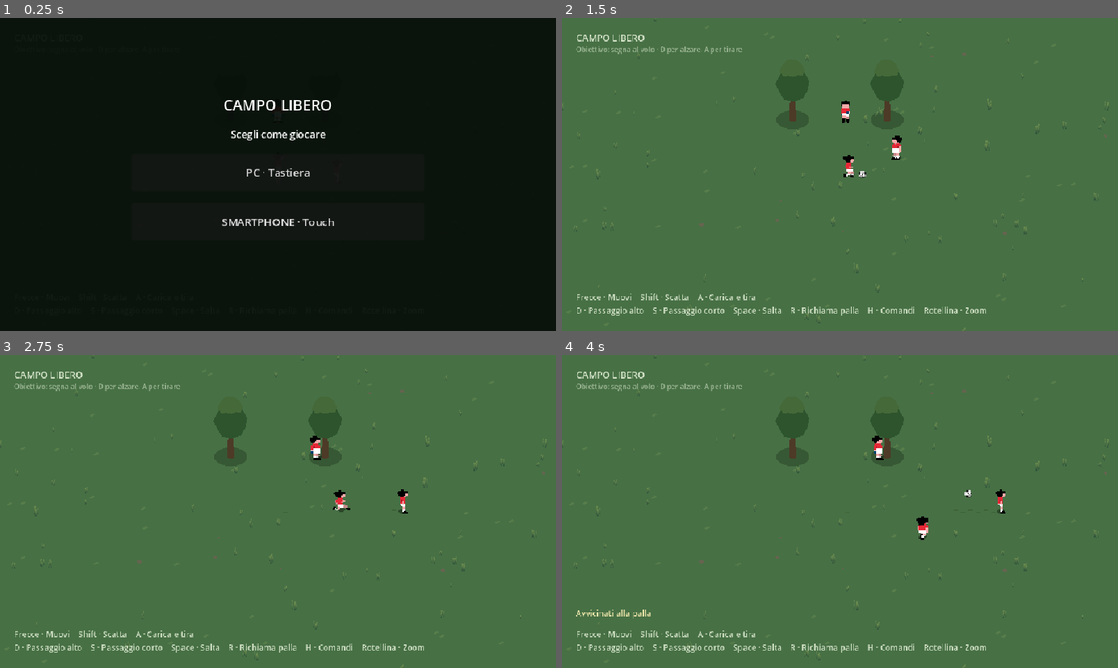
Above: before the commit, frames 1-4 (two rows, left to right).
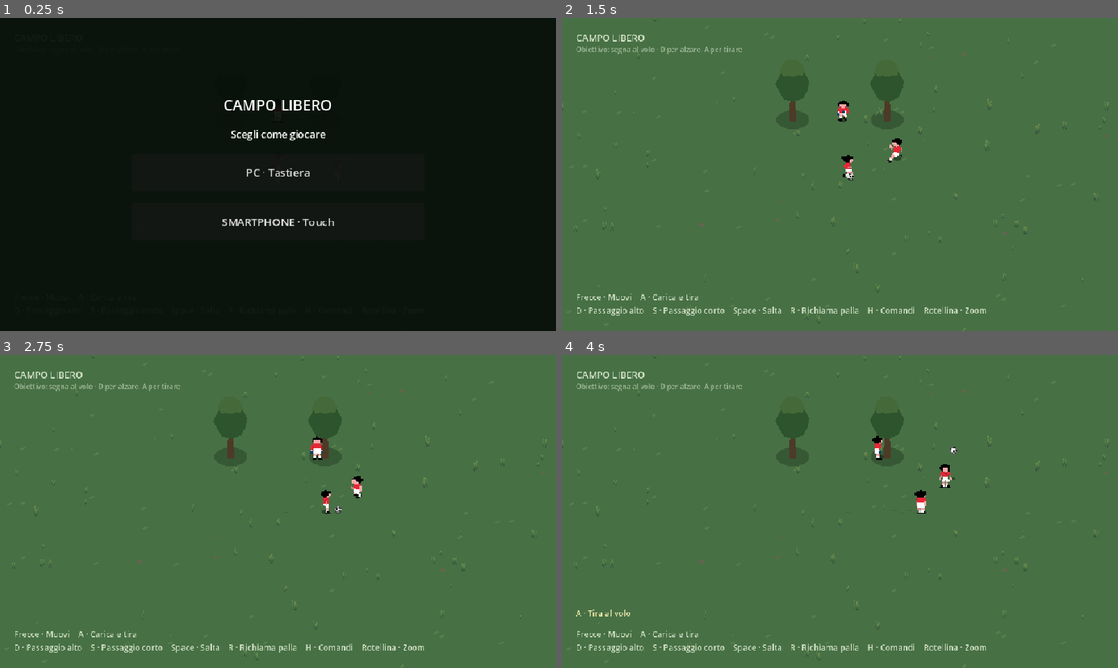
Above: after the commit, the same moments.

Repository: der1988/darkcave
Game: Godot game, scene res://scenes/football/main.tscn
The game is run twice, just before and just after one commit, with the same random seed, the same clock (stepped at 60 frames per second) and the same inputs.
Inputs (mouse positions are in pixels of both pictures, inside the frame that each line leads up to):
- Up to frame 1 (0.25 s): no input
- Up to frame 2 (1.5 s): click "PC · Tastiera" at 0.5 s; move the mouse to (962, 158) at 1.27 s; hold Right (football_right) from 1.28 s (still down); hold Shift (football_sprint, bound only before the commit) from 1.28 s (still down); click (962, 158) at 1.42 s
- Up to frame 3 (2.75 s): tap Space (football_jump) at 1.52 s; tap Ctrl at 1.55 s; release Right (football_right) at 2 s; release Shift (football_sprint, bound only before the commit) at 2 s; drag from (166, 527) to (250, 574) at 2.02 s
- Up to frame 4 (4 s): move the mouse to (895, 442) at 2.77 s; hold Right (football_right) 2.78-3.5 s; hold D (football_lob) 2.78-3.5 s; tap Ctrl at 3.05 s; drag from (812, 574) to (673, 464) at 3.52 s

The runs differ from the first frame. In frame 2, 0.5% of the frame differs, in the area x 14-62%, y 26-91%; in frame 3, 0.6%; in frame 4, 0.8%, in the area x 3-80%, y 25-91%.

Commit message:
Remove sprint and unify desktop and mobile movement pace

Diff:
--- a/scripts/football/ball.gd
+++ b/scripts/football/ball.gd
@@ -70,7 +70,7 @@
 
 func control_near(player: FootballPlayer, delta: float) -> void:
 	controlled = false
-	if not reachable(player) or position.y>0.34 or linear_velocity.length()>player.sprint_speed+3.0:
+	if not reachable(player) or position.y>0.34 or linear_velocity.length()>player.walk_speed+3.0:
 		return
 	var radial = Vector3(position.x-player.position.x,0,position.z-player.position.z)
 	var contact_direction = player.facing
@@ -81,7 +81,7 @@
 	var goal = player.position+contact_direction*0.72
 	# Feed forward the intended step: a brief body/ball contact must not stall both.
 	var target = (goal-position)*11.0+player.motion_goal
-	target = target.limit_length(player.sprint_speed+2.0)
+	target = target.limit_length(player.walk_speed+2.0)
 	var response = 1.0-exp(-18.0*delta)
 	linear_velocity.x = lerpf(linear_velocity.x,target.x,response)
 	linear_velocity.z = lerpf(linear_velocity.z,target.z,response)
--- a/scripts/football/control_mode.gd
+++ b/scripts/football/control_mode.gd
@@ -1,6 +1,6 @@
 extends Control
 ## Device selection and multi-touch controls. Routes actions through the existing input map.
-@export var mobile_walk_scale: float = 0.85
+@export var mobile_walk_scale: float = 1.0
 @export var stick_response: float = 1.35
 var mode: String = ""
 var fingers: Dictionary = {}
@@ -180,8 +180,6 @@
 			Input.action_press("football_"+pair[0],pair[1])
 		else:
 			Input.action_release("football_"+pair[0])
-	# Touch movement stays in a gradual walking range; no automatic sprint jump.
-	Input.action_release("football_sprint")
 	queue_redraw()
 
 func end_touch(index: int) -> void:
@@ -210,7 +208,7 @@
 	fingers.clear()
 	joystick_finger = -1
 	stick = Vector2.ZERO
-	for action in ["left","right","up","down","sprint"]:
+	for action in ["left","right","up","down"]:
 		Input.action_release("football_"+action)
 	queue_redraw()
 
--- a/scripts/football/controls.gd
+++ b/scripts/football/controls.gd
@@ -4,11 +4,13 @@
 const KEYS = {
 	"left": [KEY_LEFT], "right": [KEY_RIGHT],
 	"up": [KEY_UP], "down": [KEY_DOWN],
-	"sprint": [KEY_SHIFT], "shoot": [KEY_A], "lob": [KEY_D],
+	"shoot": [KEY_A], "lob": [KEY_D],
 	"pass": [KEY_S], "jump": [KEY_SPACE], "recall": [KEY_R], "help": [KEY_H],
 }
 
 static func configure() -> void:
+	if InputMap.has_action("football_sprint"):
+		InputMap.erase_action("football_sprint")
 	for name in KEYS:
 		var action = "football_"+name
 		if not InputMap.has_action(action):
@@ -31,4 +33,4 @@
 	return posmod(roundi(projected.angle()/(PI/4.0)),8)
 
 static func help_text() -> String:
-	return "Frecce · Muovi    %s · Scatta    %s · Carica e tira\n%s · Passaggio alto    %s · Passaggio corto    %s · Salta    %s · Richiama palla    %s · Comandi    Rotellina · Zoom" % [OS.get_keycode_string(KEYS.sprint[0]),OS.get_keycode_string(KEYS.shoot[0]),OS. …(178 unchanged characters)…
+	return "Frecce · Muovi    %s · Carica e tira\n%s · Passaggio alto    %s · Passaggio corto    %s · Salta    %s · Richiama palla    %s · Comandi    Rotellina · Zoom" % [OS.get_keycode_string(KEYS.shoot[0]),OS. …(178 unchanged characters)…
--- a/scripts/football/player.gd
+++ b/scripts/football/player.gd
@@ -2,8 +2,7 @@
 extends CharacterBody3D
 
 @export var controlled: bool = true
-@export var walk_speed: float = 4.68
-@export var sprint_speed: float = 10.4
+@export var walk_speed: float = 4.0
 @export var jump_speed: float = 6.0
 @onready var shadow: MeshInstance3D = $Shadow
 @onready var sprite: Sprite3D = $Sprite3D
@@ -20,10 +19,10 @@
 	var input = Input.get_vector("football_left","football_right","football_up","football_down",0.0)
 	if Input.is_action_just_pressed("football_jump"):
 		jump()
-	drive(FootballControls.world_direction(input),Input.is_action_pressed("football_sprint"),delta)
+	drive(FootballControls.world_direction(input),delta)
 
-func drive(direction: Vector3, sprint: bool, delta: float) -> void:
-	var speed = sprint_speed if sprint else walk_speed
+func drive(direction: Vector3, delta: float) -> void:
+	var speed = walk_speed
 	if charging:
 		speed *= 0.65
 	motion_goal = direction*speed
--- a/scripts/football/sandbox.gd
+++ b/scripts/football/sandbox.gd
@@ -93,7 +93,7 @@
 	if pass_receiver==null:
 		direction = support.direction(player,teammate,ball,delta)
 	teammate.look_at_ball = ball.position
-	teammate.drive(direction,false,delta)
+	teammate.drive(direction,delta)
 	ball.control_near(player,delta)
 	if charging:
 		charge_time = minf(0.85,charge_time+delta)
--- a/tests/control_mode_test.gd
+++ b/tests/control_mode_test.gd
@@ -41,7 +41,7 @@
 	touch(0,ui.stick_center+Vector2(ui.stick_radius*0.6,0),true)
 	await ticks(15)
 	check(game.player.position.distance_to(initial_player)>0.1,"Virtual analog stick moves the player")
-	check(not Input.is_action_pressed("football_sprint"),"Inner analog travel walks")
+	check(not InputMap.has_action("football_sprint"),"Inner analog travel walks")
 	touch(1,ui.button_centers.shoot,true)
 	await ticks(20)
 	check(game.charging and game.charge_time>0.25 and ui.joystick_finger==0,"Movement and charged A work simultaneously with separate fingers")
@@ -53,9 +53,9 @@
 	touch(0,Vector2.ZERO,false)
 	check(Input.get_vector("football_left","football_right","football_up","football_down")==Vector2.ZERO,"Analog release anywhere clears movement")
 	touch(3,ui.stick_center+Vector2(ui.stick_radius,0),true)
-	check(not Input.is_action_pressed("football_sprint"),"Outer analog travel never triggers automatic sprint")
+	check(not InputMap.has_action("football_sprint"),"Outer analog travel never triggers automatic sprint")
 	await ticks(30)
-	check(Vector2(game.player.velocity.x,game.player.velocity.z).length()>3.5 and Vector2(game.player.velocity.x,game.player.velocity.z).length()<4.1,"Full mobile stick stays below normal desktop walk speed")
+	check(Vector2(game.player.velocity.x,game.player.velocity.z).length()>3.5 and Vector2(game.player.velocity.x,game.player.velocity.z).length()<4.1,"Full mobile stick matches the single desktop movement speed")
 	ui.move_stick(ui.stick_center+Vector2(ui.stick_radius*0.5,0))
 	await ticks(20)
 	check(Vector2(game.player.velocity.x,game.player.velocity.z).length()<1.8,"Half analog travel gives a slower precise movement")
@@ -63,7 +63,7 @@
 	await ticks(15)
 	check(game.charging_lob and game.charge_time>0.15,"Touch D supports held high-pass charging")
 	ui._notification(Node.NOTIFICATION_APPLICATION_FOCUS_OUT)
-	check(not game.charging and not game.charging_lob and ui.fingers.is_empty() and not Input.is_action_pressed("football_sprint"),"Focus loss clears all touches and cancels charges without firing")
+	check(not game.charging and not game.charging_lob and ui.fingers.is_empty() and not InputMap.has_action("football_sprint"),"Focus loss clears all touches and cancels charges without firing")
 	ui.size = Vector2(400,800)
 	ui.update_orientation()
 	check(paused and ui.rotate_panel.visible,"Portrait smartphone shows rotate prompt and pauses play")
--- a/tests/football_test.gd
+++ b/tests/football_test.gd
@@ -105,19 +105,22 @@
 		await physics_frame
 		largest_gap = maxf(largest_gap,game.player.position.distance_to(game.ball.position))
 		max_step = maxf(max_step,game.ball.position.distance_to(previous))
-	check(Vector2(game.player.velocity.x,game.player.velocity.z).length()>4.6,"Walking is 25 percent faster while controlling the ball")
+	check(Vector2(game.player.velocity.x,game.player.velocity.z).length()>3.9 and Vector2(game.player.velocity.x,game.player.velocity.z).length()<4.1,"Single movement speed stays steady while controlling the ball")
 	var trails = game.get_node("GrassTrails")
 	check(trails.ages.count(6.0)<128,"Walking leaves temporary marks in the grass")
 	Input.action_release("football_down")
 	check(game.camera_rig.position.is_equal_approx(fixed_camera),"Camera stays fixed when the player moves across the field")
-	check(game.player.position.distance_to(start)>16.0,"Movement advances continuously across the field")
+	check(game.player.position.distance_to(start)>14.0,"Movement advances continuously across the field")
 	check(largest_gap<1.5 and max_step<0.2,"Dribbling rolls the native ball smoothly, without teleporting")
 	await ticks(60)
 	check(game.player.sprite.frame<8 and Vector2(game.player.velocity.x,game.player.velocity.z).length()<0.01,"Stopping returns to the original standing frame")
-	Input.action_press("football_sprint")
+	var shift = InputEventKey.new()
+	shift.physical_keycode = KEY_SHIFT
+	shift.pressed = true
+	Input.parse_input_event(shift)
 	Input.action_press("football_right")
 	await ticks(40)
-	check(Vector2(game.player.velocity.x,game.player.velocity.z).length()>10.2,"Shift increases movement speed")
+	check(Vector2(game.player.velocity.x,game.player.velocity.z).length()>3.9 and Vector2(game.player.velocity.x,game.player.velocity.z).length()<4.1,"Shift cannot boost the single movement speed")
 	Input.action_release("football_right")
 	Input.action_press("football_left")
 	var reverse_gap = 0.0
@@ -127,11 +130,12 @@
 		await physics_frame
 		reverse_gap = maxf(reverse_gap,game.player.position.distance_to(game.ball.position))
 		reverse_step = maxf(reverse_step,game.player.position.distance_to(previous))
-	print("Sprint reversal gap=",reverse_gap," step=",reverse_step)
-	check(reverse_gap<1.5 and reverse_step<0.18,"Sudden sprint reversal keeps physical foot control without a position snap")
-	check(Vector2(game.player.velocity.x,game.player.velocity.z).length()>10.2,"Player recovers full sprint after turning around the ball")
+	print("Movement reversal gap=",reverse_gap," step=",reverse_step)
+	check(reverse_gap<1.5 and reverse_step<0.18,"Sudden direction reversal keeps physical foot control without a position snap")
+	check(Vector2(game.player.velocity.x,game.player.velocity.z).length()>3.9,"Player recovers normal speed after turning around the ball")
 	Input.action_release("football_left")
-	Input.action_release("football_sprint")
+	shift.pressed = false
+	Input.parse_input_event(shift)
 	await ticks(40)
 	command("recall")
 	await ticks(30)
Binary file added: screenshots/football-16/04-browser.png
Binary file added: screenshots/football-16/05-carica-tiro-web.png
Binary file added: screenshots/football-16/06-salto-web.png
Binary file added: screenshots/football-16/08-passaggio-corto-web.png
Binary file added: screenshots/football-16/10-scelta-smartphone-web.png
Binary file added: screenshots/football-16/11-smartphone-landscape-web.png
Binary file added: screenshots/football-16/12-analogico-tiro-web.png
Binary file added: screenshots/football-16/13-ruota-telefono-web.png
Not shown, changed: GAME_DESIGN.md
Not shown, changed: README.md
Not shown, changed: ROADMAP.md
Not shown, changed: web/index.html
(and 1 more such lines)
